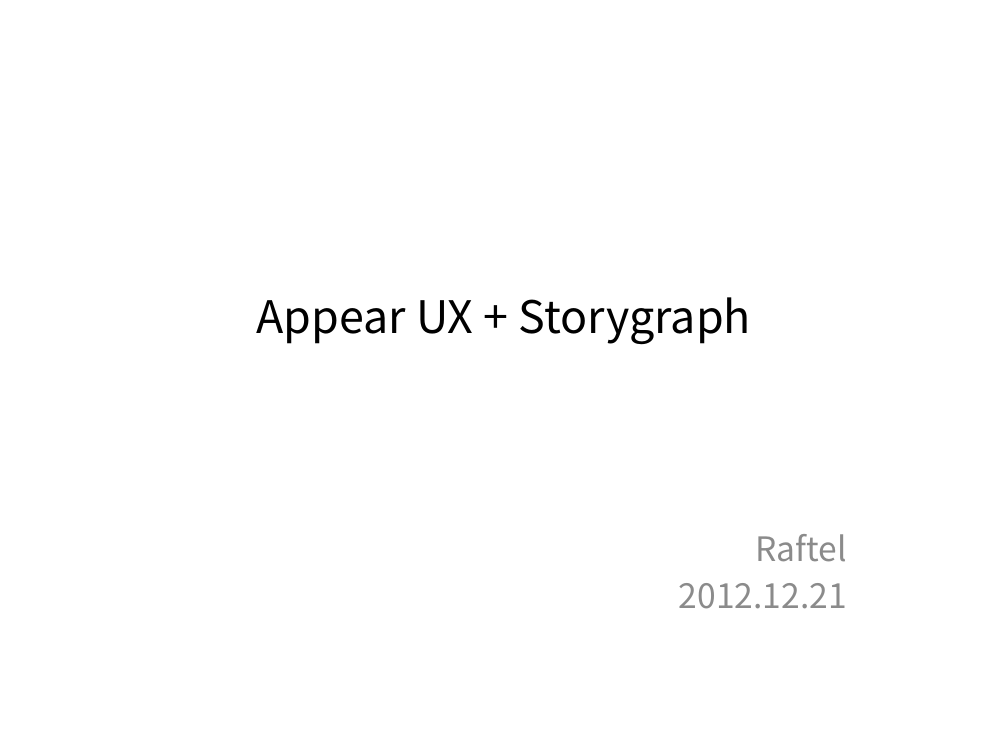
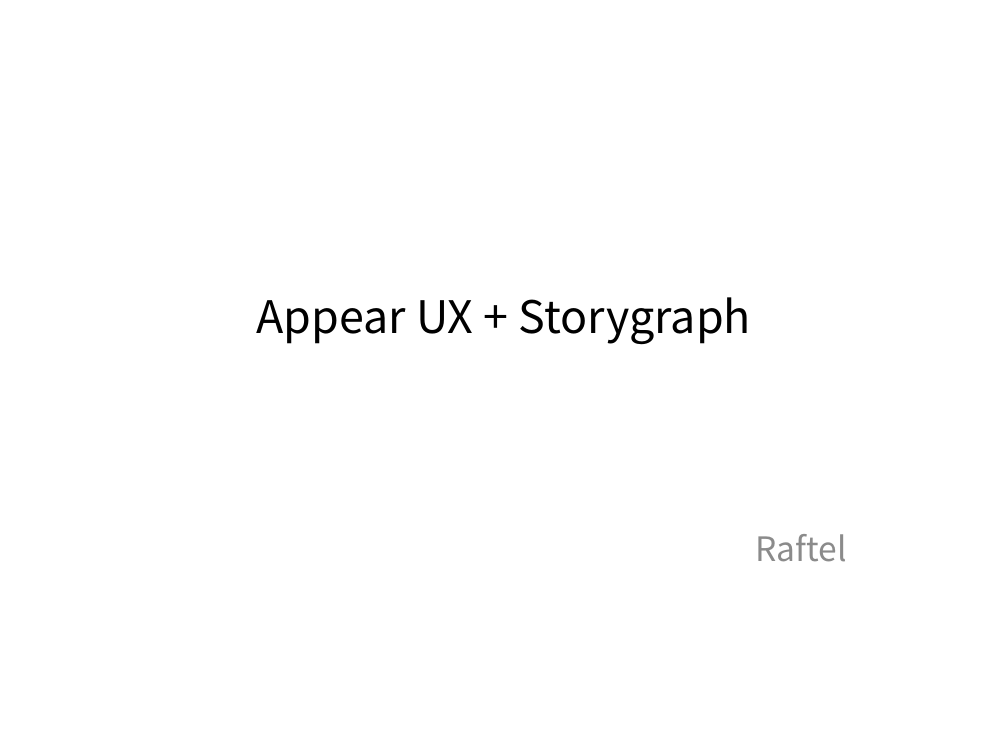
Before and after one commit to Raftel/Storygraph, a slide deck: slide 1 of Storygraph/docs/Appear UX + Storygraph.pptx. Drawn at 1008x756 pixels with LibreOffice and Linux fonts; fonts in the diff are those of the drawing. Boxes give left, top, right and bottom in pixels: in the first picture for what was removed or moved away, otherwise in the second. Text is boxed around its words. In the diff, an @@ line names an element or a change of style, - is before the commit and + after.

Commit message:
AppearUX, touch system, controls의 기본 골격 추가
1. namespace 추가. (system, touch, controls)
2. Framework의 host object 역할을 하는 AppearUX 추가.
3. Primitive touch system 기본 구조 추가.
4. Primitive base system를 기반으로 한 독립적인 controls 기본 구조 추가.
5. controls와 연동하여 rendering하기 위해 AppearRenderGraph 추가.(graphics.expand)
6. Overview 문서 수정.

```diff
--- a/Storygraph/docs/Appear UX + Storygraph.pptx
+++ b/Storygraph/docs/Appear UX + Storygraph.pptx
@@ subtitle at [679,583,847,609]: paragraph removed @@
-2012.12.21
```
Also in this commit, not shown: 1 other slide changed, 4 slides added, 18 other files.
